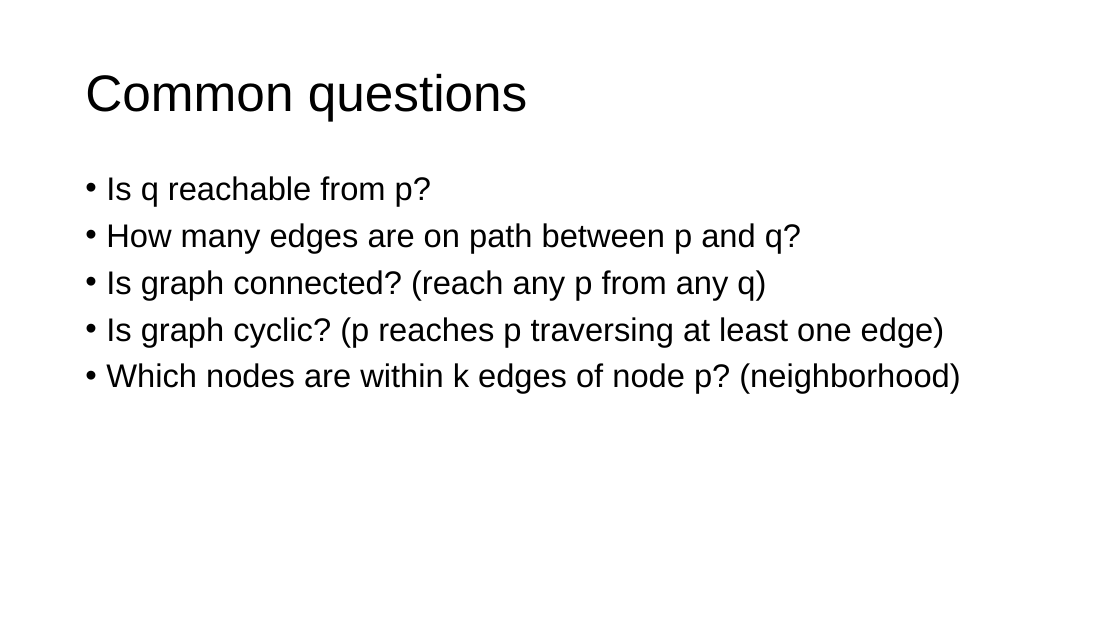
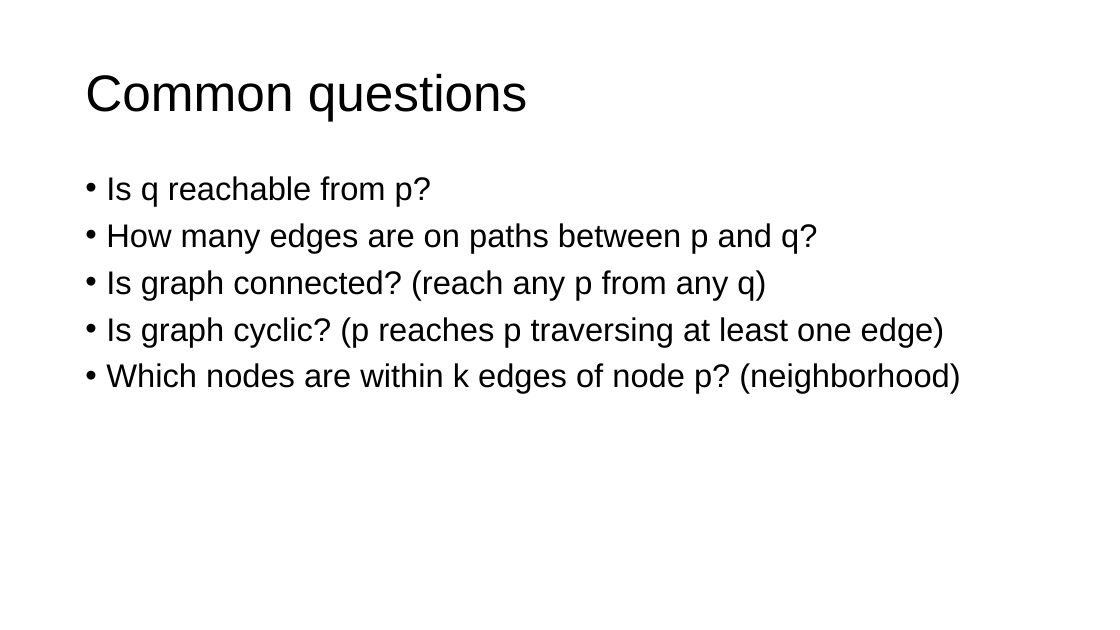
Before and after one commit to parrt/msds689, a slide deck: slide 3 of notes/graphs.pptx. Drawn at 1120x630 pixels with LibreOffice and Linux fonts; fonts in the diff are those of the drawing; background and template pictures are left out. Boxes give left, top, right and bottom in pixels: in the first picture for what was removed or moved away, otherwise in the second. Text is boxed around its words. In the diff, an @@ line names an element or a change of style, - is before the commit and + after.

```diff
--- a/notes/graphs.pptx
+++ b/notes/graphs.pptx
@@ text at bbox=[106, 223, 817, 253]: text changed @@
-• How many edges are on path between p and q?
+• How many edges are on paths between p and q?
```
Also in this commit, not shown: 2 other slides changed, 1 slide added, 4 other files.
